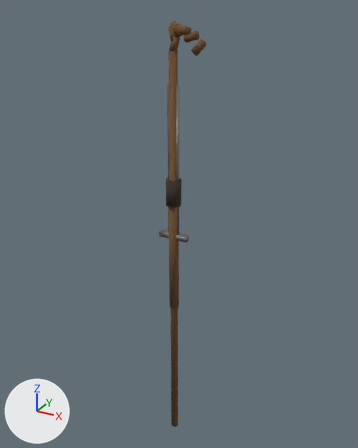
What one commit did to the glTF model assets/chars/props.glb.
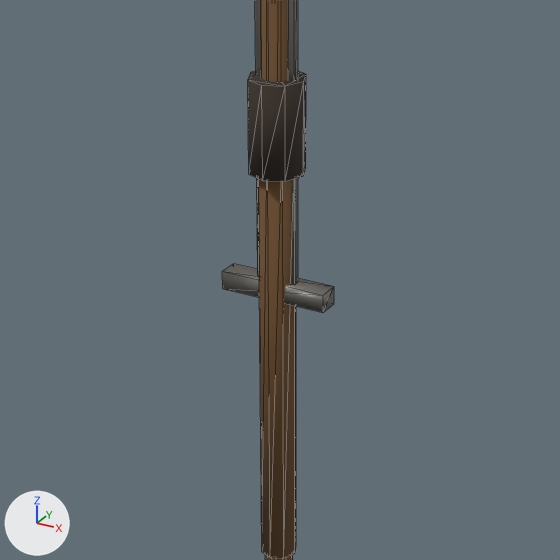
Old and new are each drawn whole from a 50 mm camera at (0.86, -1.522, 0.886) aimed at (-0.017, 0.073, 0.089) and again close up on the part from 28% to 70% of the width and 35% to 69% of the height. Arrows for +X, +Y and +Z are at lower left; the lights stay in place. The first two pictures are the older version. The close-ups show mesh edges as thin lines. Where no turn or scale is listed for an object, it has been applied to the vertices.

The older version as bpy lines, for what is in view:
```python
me_prop_staff = bpy.data.meshes.new('prop_staff')
me_prop_staff.from_pydata(...)  # 112 vertices, 196 faces; spans x -0.07..0.07, y -0.02..0.02, z -0.87..0.87
me_prop_staff.materials.append(mat_wood)  # brown #6e4e2c
me_prop_sword = bpy.data.meshes.new('prop_sword')
me_prop_sword.from_pydata(...)  # an 8-sided cylinder along z spanning x -0.012..0.012, y -0.012..0.012, z -0.35..-0.23, material slot 0; a box spanning x -0.022..0.022, y -0.004..0.004, z -0.21..0.35, material slot 1; a box spanning x -0.06..0.06, y -0.012..0.012, z -0.23..-0.21, material slot 1
me_prop_sword.materials.append(mat_wood)  # brown #6e4e2c
me_prop_sword.materials.append(mat_metal)  # grey #8d8b85
me_prop_torch = bpy.data.meshes.new('prop_torch')
me_prop_torch.from_pydata(...)  # an 8-sided cylinder along z spanning x -0.02..0.02, y -0.02..0.02, z -0.275..0.225, material slot 0; an 8-sided cylinder along z spanning x -0.03..0.03, y -0.03..0.03, z 0.175..0.275, material slot 1
me_prop_torch.materials.append(mat_wood)  # brown #6e4e2c
me_prop_torch.materials.append(mat_cloth_dark)  # brown #372c23
ob_prop_staff = bpy.data.objects.new('prop_staff', me_prop_staff)
ob_prop_staff.location = (0.052, 0.0, -0.028)
ob_prop_sword = bpy.data.objects.new('prop_sword', me_prop_sword)
ob_prop_sword.location = (0.0, 0.0, 0.29)
ob_prop_torch = bpy.data.objects.new('prop_torch', me_prop_torch)
ob_prop_torch.location = (0.0, 0.0, 0.025)
```
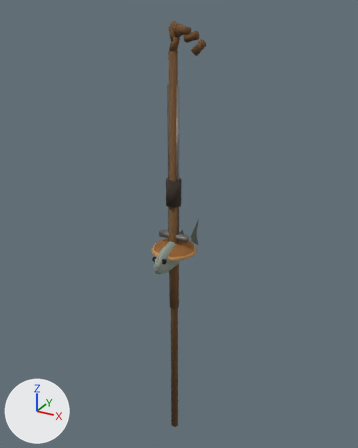
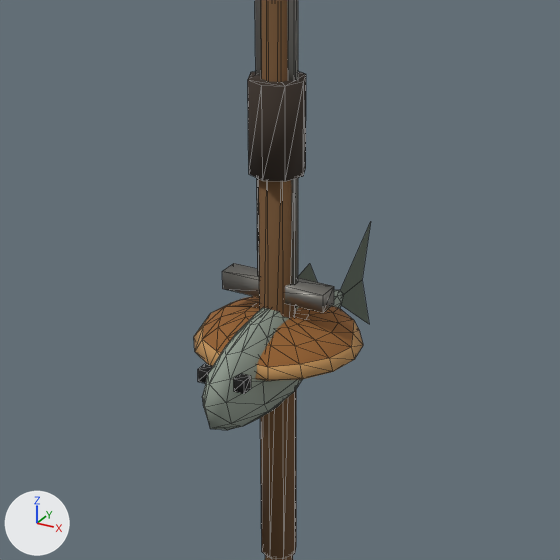
Location of each change, [x1, y1, x2, y2] in pixels of the close-ups (560 x 560 px):
'prop_fish', added: after [198, 222, 371, 430]
    faces in mat_fish (grey #909b8f): [202, 290, 344, 430]
    faces in mat_fin (dark grey #596457): [298, 222, 371, 324]
    faces in mat_eye (black #0c0c0c): [198, 364, 251, 394]
'prop_bread', added: after [194, 296, 363, 381]
    faces in mat_bread_top (brown #94602b): [202, 296, 354, 367]
    faces in mat_bread (orange #c39359): [194, 315, 363, 381]

Patch to the scene script:
```diff
--- a/assets/chars/props.glb.py
+++ b/assets/chars/props.glb.py
@@ mat_eye @@
+mat_eye = principled_material('eye')
+mat_eye.base_color = (0.0037, 0.0037, 0.0037)  # black #0c0c0c
+mat_eye.roughness = 0.9
@@ mat_fin @@
+mat_fin = principled_material('fin')
+mat_fin.base_color = (0.101, 0.128, 0.0963)  # dark grey #596457
+mat_fin.roughness = 0.9
@@ mat_fish @@
+mat_fish = principled_material('fish')
+mat_fish.base_color = (0.28, 0.33, 0.276)  # grey #909b8f
+mat_fish.roughness = 0.9
@@ mat_bread_top @@
+mat_bread_top = principled_material('bread_top')
+mat_bread_top.base_color = (0.298, 0.117, 0.0242)  # brown #94602b
+mat_bread_top.roughness = 0.9
@@ mat_bread @@
+mat_bread = principled_material('bread')
+mat_bread.base_color = (0.548, 0.293, 0.101)  # orange #c39359
+mat_bread.roughness = 0.9
@@ me_sphere @@
+me_sphere.from_pydata(...)  # 112 vertices, 196 faces; spans x -0.028..0.028, y -0.182..0.182, z -0.068..0.068
+# faces by material slot: [168, 4, 24]
+me_sphere.materials.append(mat_fish)  # grey #909b8f
+me_sphere.materials.append(mat_fin)  # dark grey #596457
+me_sphere.materials.append(mat_eye)  # black #0c0c0c
@@ me_sphere_001 @@
+me_sphere_001.from_pydata(...)  # 114 vertices, 224 faces; spans x -0.09..0.09, y -0.09..0.09, z -0.022..0.022
+# faces by material slot: [144, 80]
+me_sphere_001.materials.append(mat_bread)  # orange #c39359
+me_sphere_001.materials.append(mat_bread_top)  # brown #94602b
@@ ob_prop_fish @@
+ob_prop_fish = bpy.data.objects.new('prop_fish', me_sphere)
+ob_prop_fish.location = (0.0, 0.032, 0.003)
@@ ob_prop_bread @@
+ob_prop_bread = bpy.data.objects.new('prop_bread', me_sphere_001)
+ob_prop_bread.location = (0.0, 0.0, 0.022)
```
